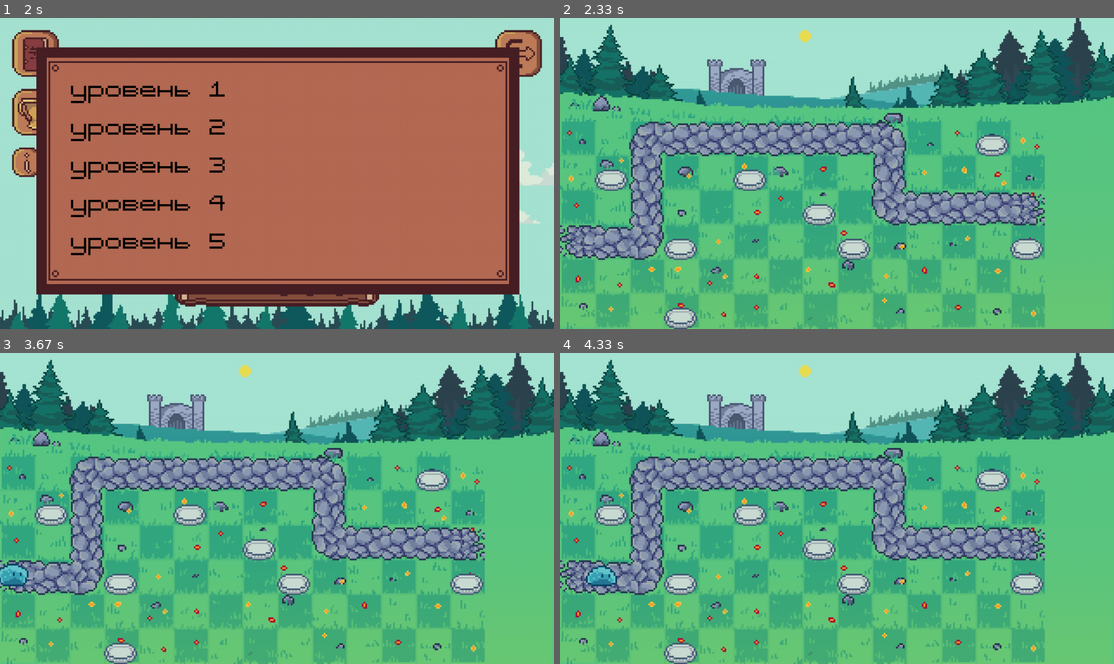
Above: before the commit, frames 1-4 (two rows, left to right).
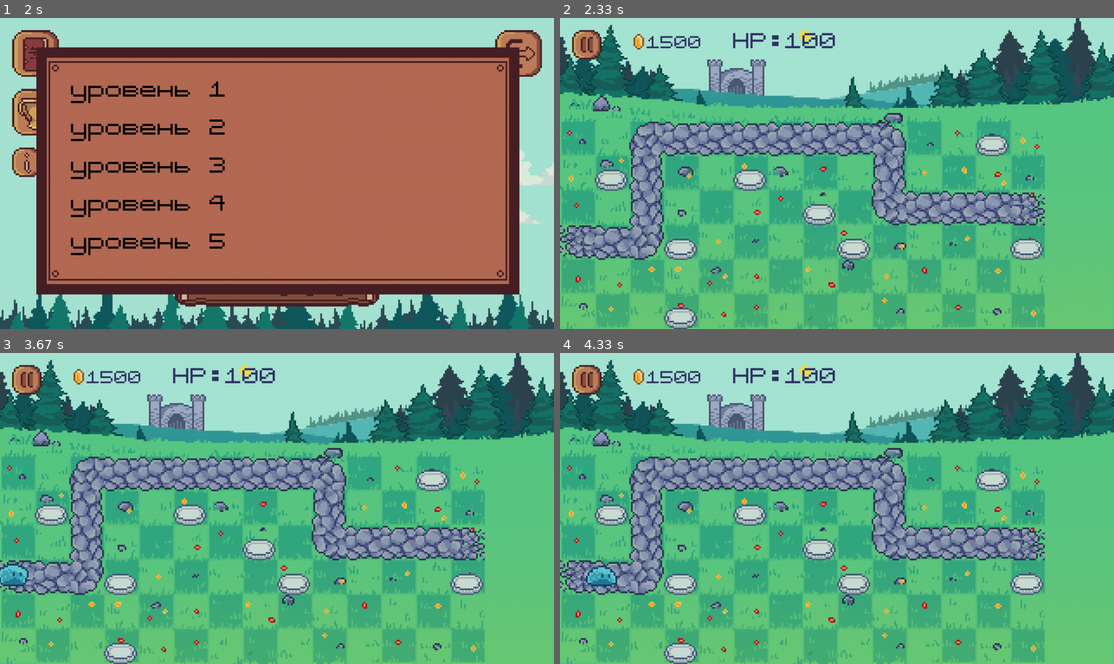
Above: after the commit, the same moments.

Repository: LenaSup/PyGame_project
Game: pygame game, started from main.py
Two runs of this game, one before a commit and one after it. Both use one fixed random seed, a clock stepped at 60 frames per second and the inputs below.
Inputs (mouse positions are in pixels of both pictures, inside the frame that each line leads up to):
- Up to frame 1 (2 s): press the mouse at (33, 52) at 0.37 s; move the mouse to (72, 148) at 0.47 s; release the mouse at (105, 245) at 0.6 s; press the mouse at (481, 83) at 0.7 s; move the mouse to (326, 70) at 0.8 s; release the mouse at (166, 61) at 0.93 s; press the mouse at (27, 161) at 1.03 s; move the mouse to (221, 192) at 1.13 s; release the mouse at (421, 223) at 1.27 s; press the mouse at (481, 83) at 1.37 s; move the mouse to (454, 67) at 1.47 s; release the mouse at (421, 55) at 1.6 s; press the mouse at (277, 257) at 1.7 s; move the mouse to (376, 245) at 1.8 s; release the mouse at (470, 235) at 1.93 s
- Up to frame 2 (2.33 s): press the mouse at (709, 126) at 2.03 s; move the mouse to (753, 136) at 2.13 s; release the mouse at (803, 145) at 2.27 s
- Up to frame 3 (3.67 s): click (487, 393) at 2.38 s
- Up to frame 4 (4.33 s): no input

Frame 1 is identical in both runs. In frame 2, 1.1% of the frame differs, in the area x 2-50%, y 3-14%; in frame 3, 1.1%; in frame 4, 1.1%.

Commit message:
элименты интерфейса игры(монеты, хп, пауза)

Diff:
--- a/main.py
+++ b/main.py
@@ -355,6 +355,17 @@
         return self.selected_map
 
 
+class PauseBut(pygame.sprite.Sprite):
+    def __init__(self, group, size):
+        super().__init__(group)
+        self.image = load_image('pause_button.png')
+        rect = self.image.get_rect().size
+        self.image = pygame.transform.scale(self.image, ((size[0] // 320) * rect[0], (size[1] // 180) * rect[1]))
+        self.rect = self.image.get_rect()
+        self.rect.left, self.rect.top = (size[0] // 320) * 7, (size[1] // 180) * 7
+        self.size = size
+
+
 class Cell(pygame.sprite.Sprite):  # общий класс клетки
     def __init__(self, x, y, size, image=None):
         self.name = self.__class__.__name__
@@ -712,6 +723,19 @@
     return play_but.map()   # номер карты
 
 
+def in_game_captions(screen):     # зисло золота и хп замка
+    global gold, castle_health
+    f = pygame.font.Font('7X7PixelizedRegular.ttf', 40)
+    gold_text = f.render(f'{gold}', False, (51, 51, 102))
+    screen.blit(gold_text, (200, 30))
+    background = pygame.transform.scale(load_image('coin.png'), (24, 36))
+    screen.blit(background, (170, 37))
+    f = pygame.font.Font('7X7PixelizedRegular.ttf', 50)
+    gold_text = f.render(f'HP:{castle_health}', False, (51, 51, 102))
+    screen.blit(gold_text, (400, 20))
+    pass
+
+
 def load_menu(my_board, screen, enemy_types, towers_types):
     global current_level, castle_health, gold, enemies, towers, cells, towers_reload, current_wave, \
         enemy_type, levels_data, lvl, waves, wave_enemies, level, start_pos, enemy_default_settings, \
@@ -745,8 +769,8 @@
     pygame.time.set_timer(move_enemy, 25)
     pygame.time.set_timer(spawn_enemy, waves[current_wave][1])
     pygame.time.set_timer(time_is_passing, 1000)
-    pygame.time.set_timer(animated_towers, 1000)
-    pygame.time.set_timer(animated_enemies, 50)
+    pygame.time.set_timer(animated_towers, 50)
+    pygame.time.set_timer(animated_enemies, 150)
     time_level = 0
 
     n_enemies = [0 for _ in range(len(enemy_types))]
@@ -784,7 +808,9 @@
     current_level = main_menu(screen)
     playing_field = pygame.transform.scale(load_image('background_0.png'), size)
     #
-
+    clickable_interface_elements = pygame.sprite.Group()
+    pause_but = PauseBut(clickable_interface_elements, size)
+    # -
     # загрузка карты
     current_wave, enemy_type = 0, 0
     levels_data = [load_level(f'data/map_{i + 1}.map', f'data/waves_{i + 1}.txt') for i in range(n_levels)]
@@ -805,7 +831,7 @@
     pygame.time.set_timer(move_enemy, 20)
     pygame.time.set_timer(spawn_enemy, waves[current_wave][1])
     pygame.time.set_timer(time_is_passing, 1000)
-    pygame.time.set_timer(animated_towers, 1000)
+    pygame.time.set_timer(animated_towers, 150)
     pause_wave = 10000
     time_level = 0
     global castle_health, enemies, towers, towers_reload, gold, cells
@@ -882,6 +908,8 @@
         # отрисовка
         screen.blit(background, (0, 0))  # Фон с небом
         screen.blit(playing_field, (0, 0))      # Игровое поле
+        clickable_interface_elements.draw(screen)   # элименты игтерфейса игры
+        in_game_captions(screen)    # отрисовка натписей
         cells.update()
         cells.draw(screen)
         enemies.draw(screen)
Binary file changed: user_data.sqlite3
